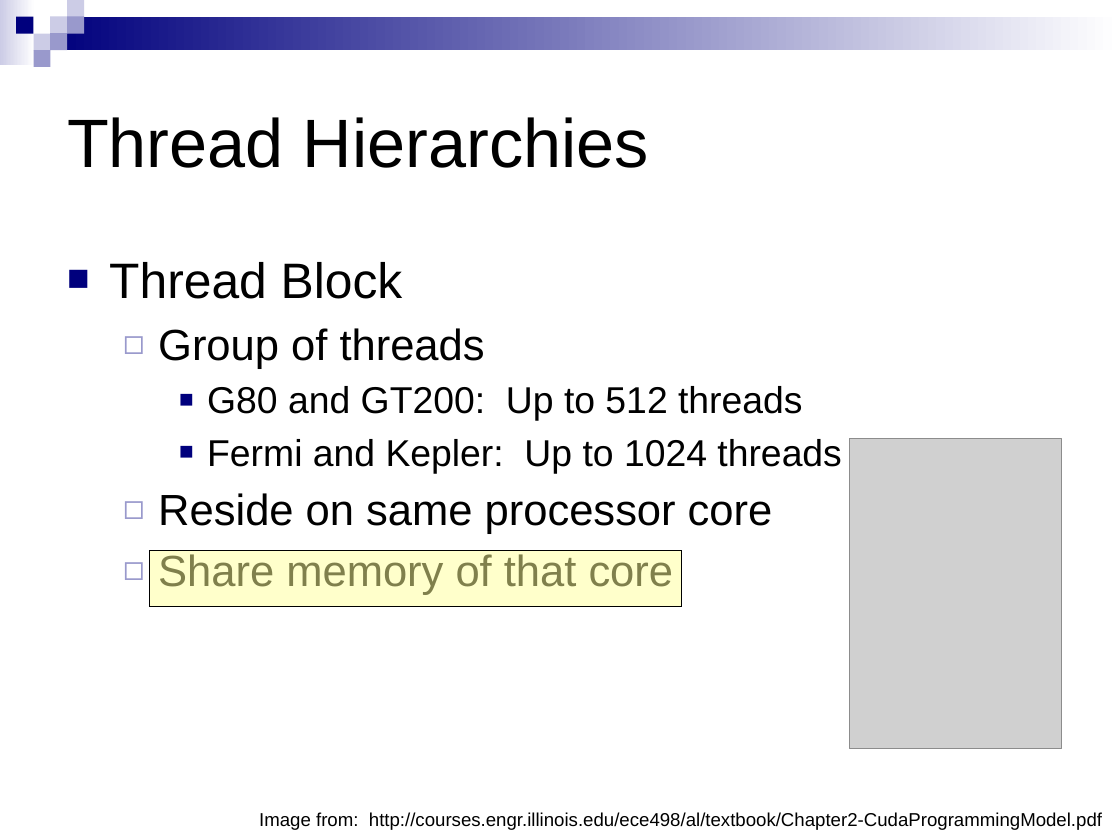
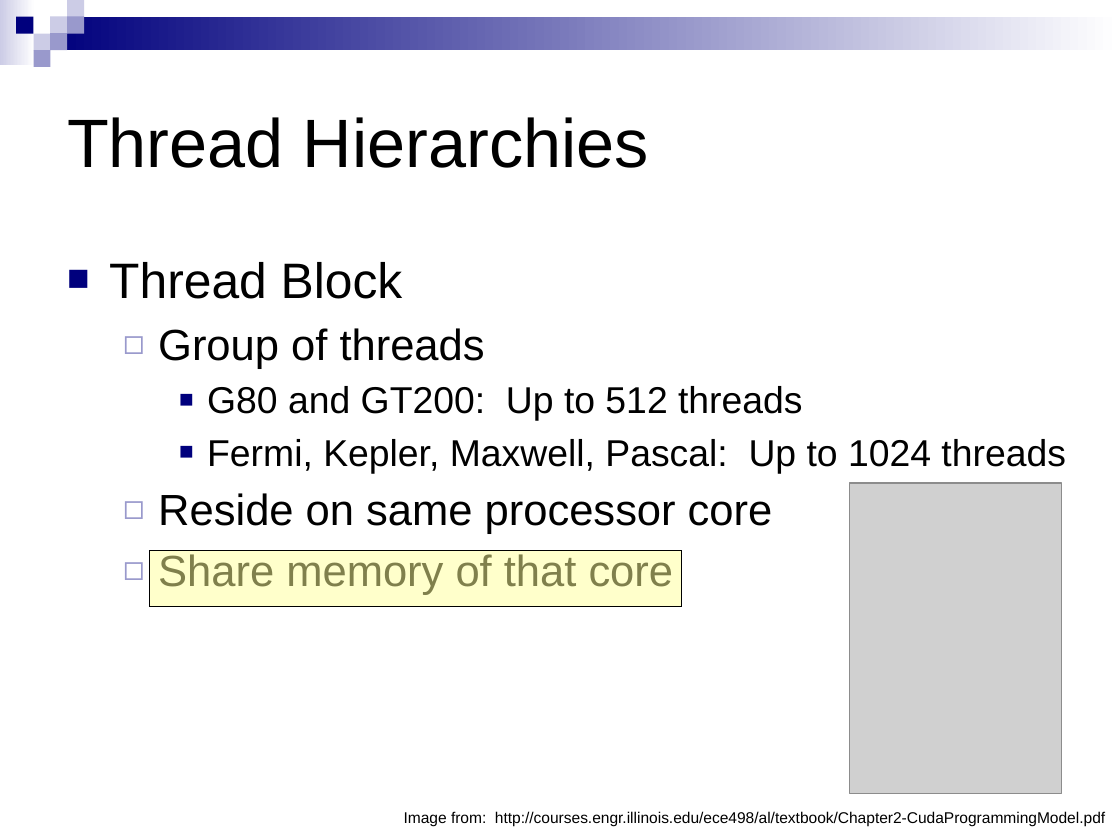
Before and after one commit to CIS565-Fall-2016/cis565-fall-2016.github.io, a slide deck: slide 14 of lectures/1-CUDA-Introduction-1.pptx. Drawn at 1120x840 pixels with LibreOffice and Linux fonts; fonts in the diff are those of the drawing; grey boxes stand for pictures. Boxes give left, top, right and bottom in pixels: in the first picture for what was removed or moved away, otherwise in the second. Text is boxed around its words. In the diff, an @@ line names an element or a change of style, - is before the commit and + after.

Commit message:
Tweak CUDA intro slides

```diff
--- a/lectures/1-CUDA-Introduction-1.pptx
+++ b/lectures/1-CUDA-Introduction-1.pptx
@@ text at (x1=207, y1=439, x2=1065, y2=473): text changed @@
-    ■ Fermi and Kepler: Up to 1024 threads
+    ■ Fermi, Kepler, Maxwell, Pascal: Up to 1024 threads
@@ picture moved from (x1=849, y1=439, x2=1062, y2=749) to (x1=849, y1=483, x2=1062, y2=793) @@
@@ text "Image from: http://courses.engr.illinois.edu/ece498/al/textb ..." at (x1=404, y1=811, x2=1105, y2=827): size 12 to 10 pt @@
```
Also in this commit, not shown: 5 other slides changed, 1 other file.
